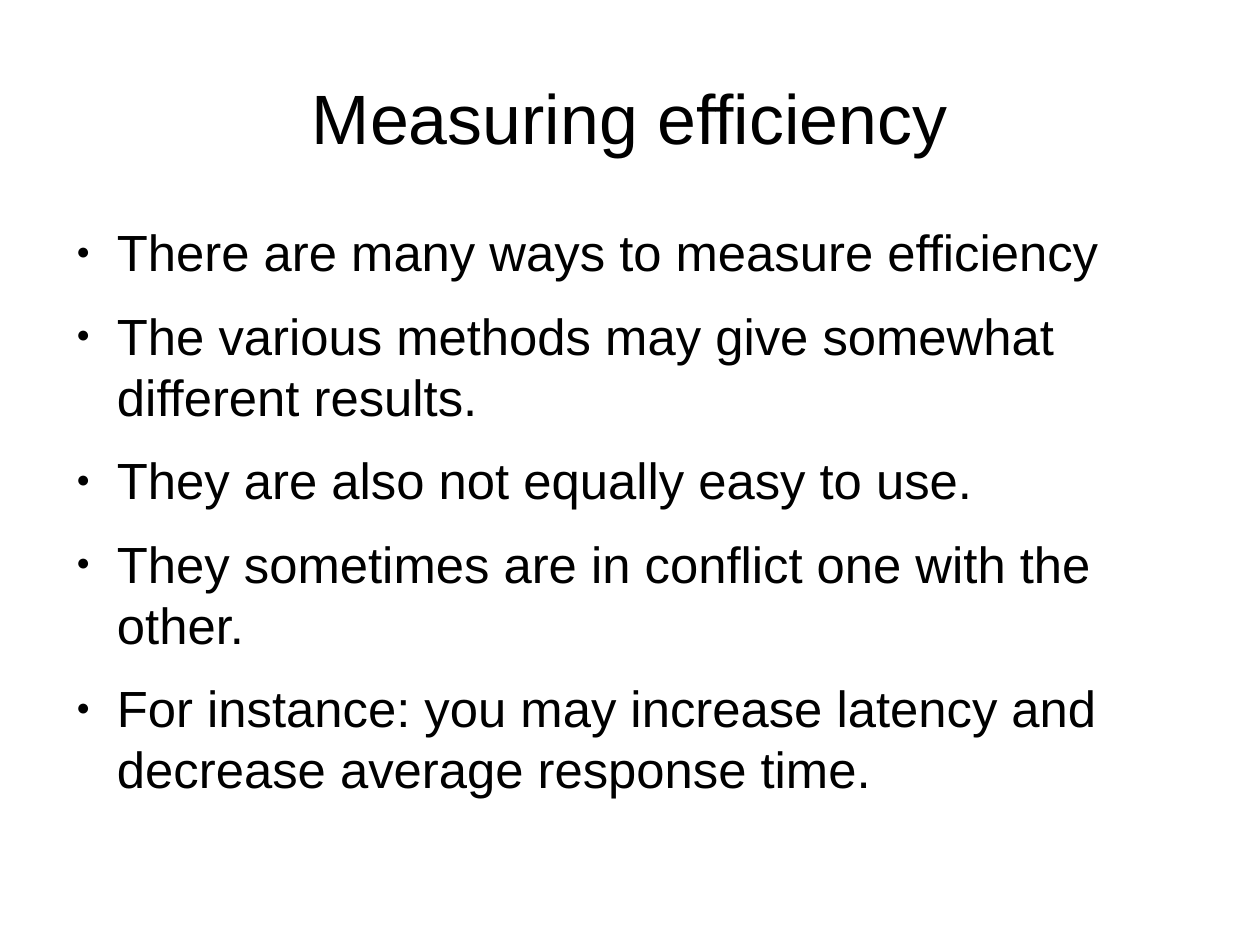
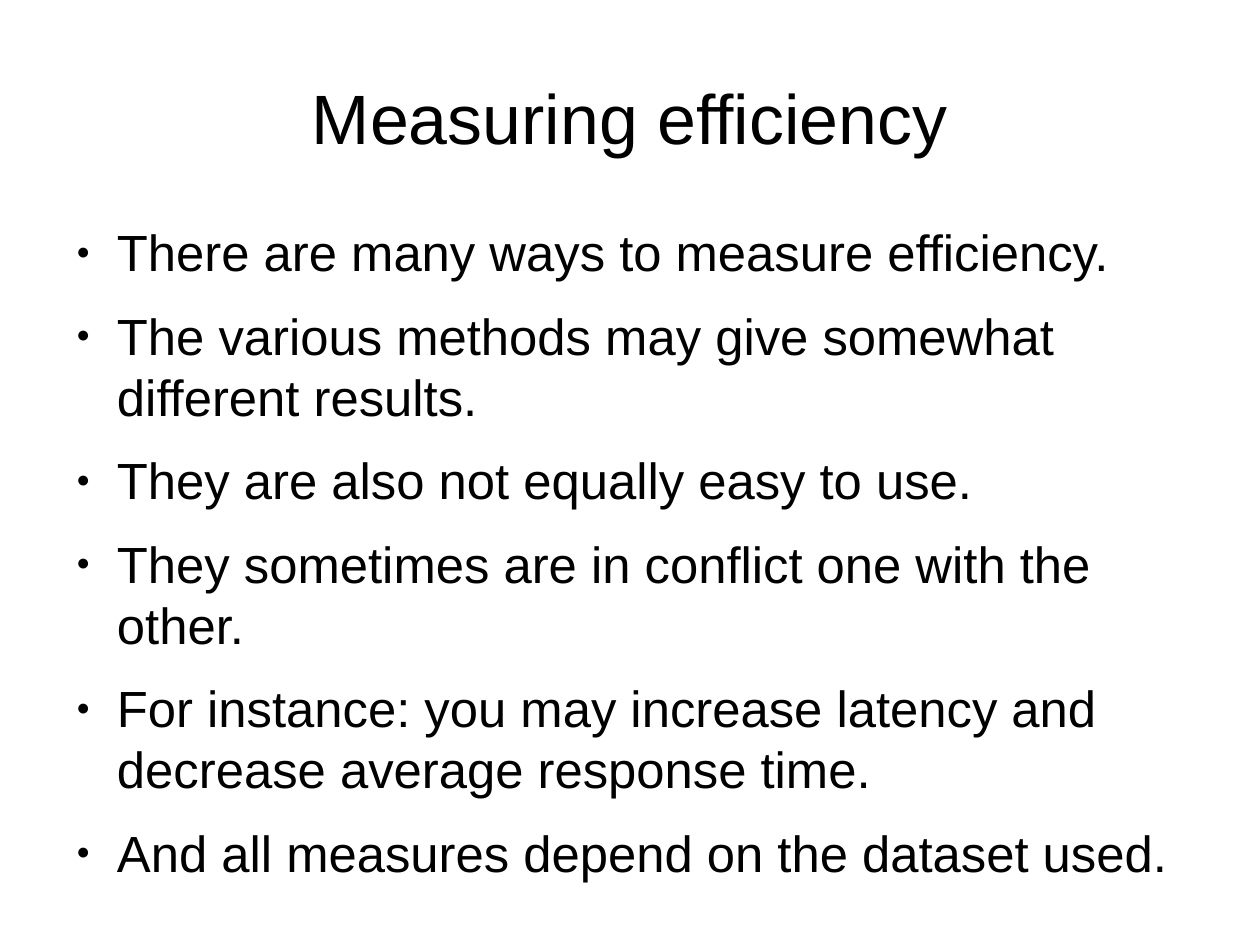
Before and after one commit to veltzer/demos, a slide deck: slide 15 of cpp/multi_core/effective_cplusplus.odp (slide 13 before the commit). Drawn at 1260x945 pixels with LibreOffice and Linux fonts; fonts in the diff are those of the drawing. Boxes give left, top, right and bottom in pixels: in the first picture for what was removed or moved away, otherwise in the second. Text is boxed around its words. In the diff, an @@ line names an element or a change of style, - is before the commit and + after.

```diff
--- a/cpp/multi_core/effective_cplusplus.odp
+++ b/cpp/multi_core/effective_cplusplus.odp
@@ text at (117, 234, 1108, 282): text changed @@
-● There are many ways to measure efficiency
+● There are many ways to measure efficiency.
@@ text at (117, 835, 1167, 882): paragraph added @@
+● And all measures depend on the dataset used.
```
Also in this commit, not shown: 3 other slides changed, 16 slides added, 1 other file.
